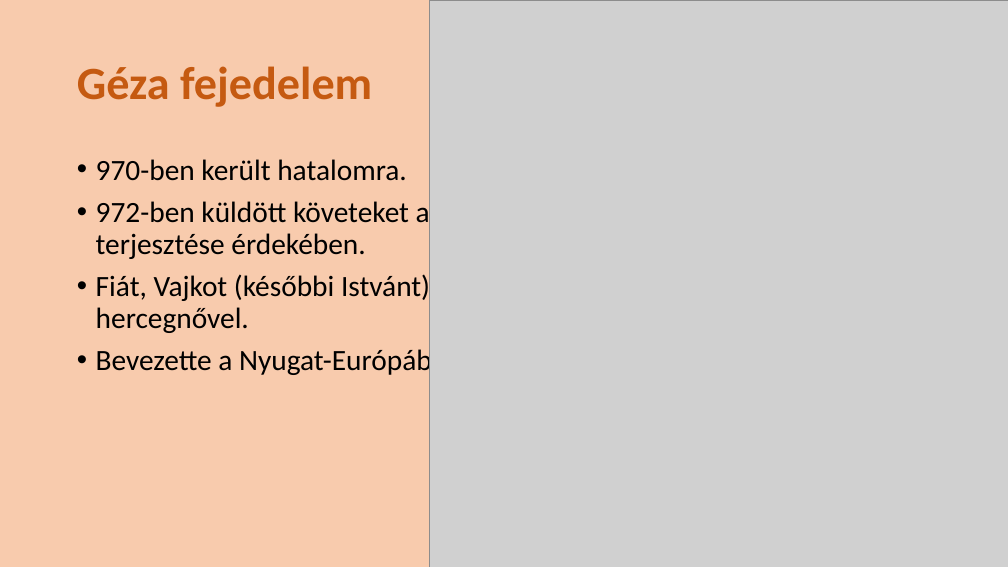
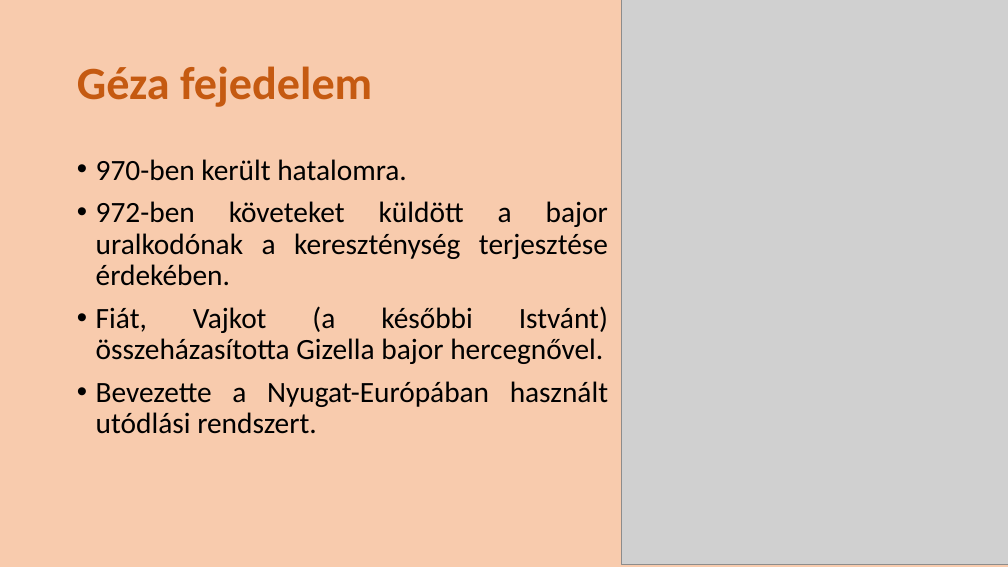
Before and after one commit to gyergyakliviusz/tori_tetelek, a slide deck: slide 3 of 12. Géza fejedelemsége és Szent István államszervező tevékenysége.pptx. Drawn at 1008x567 pixels with LibreOffice and Linux fonts; fonts in the diff are those of the drawing; grey boxes stand for pictures. Boxes give left, top, right and bottom in pixels: in the first picture for what was removed or moved away, otherwise in the second. Text is boxed around its words. In the diff, an @@ line names an element or a change of style, - is before the commit and + after.

```diff
--- a/12. Géza fejedelemsége és Szent István államszervező tevékenysége.pptx
+++ b/12. Géza fejedelemsége és Szent István államszervező tevékenysége.pptx
@@ picture: place and size @@
-picture at (430, 0, 1008, 567)
+picture at (622, 0, 1008, 565)
@@ text at (96, 159, 608, 434): alignment left to justified @@
@@ text at (96, 201, 608, 364): text changed @@
-• 972-ben küldött követeket a bajor uralkodónak a kereszténység terjesztése érdekében.
-• Fiát, Vajkot (későbbi Istvánt) összeházasította Gizella bajor hercegnővel.
+• 972-ben követeket küldött a bajor uralkodónak a kereszténység terjesztése érdekében.
+• Fiát, Vajkot (a későbbi Istvánt) összeházasította Gizella bajor hercegnővel.
```
Also in this commit, not shown: 4 other slides changed, 8 other files.
